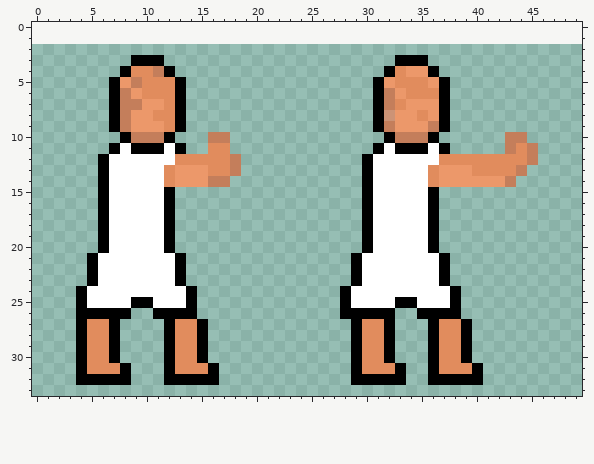
Pixel-art sprite, stored at Game/Player/push.png. The picture above was drawn from the file before the commit.
The file is 50x32 pixels. The old version is drawn lined up with the new one, on the new canvas.
After the commit:
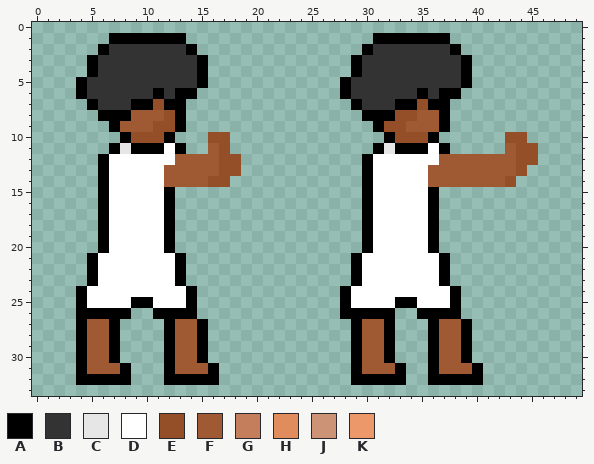
Palette (. is transparent): A #000000  B #333333  C #e6e6e6  D #ffffff  E #944f29  F #9f5a33  G #c47e5b  H #e18c5d  J #cc9376  K #ec986a
Diff:
canvas 50x32 -> 50x34, the old top-left corner now at 0,2
Changed rows in their new state; - is an unchanged pixel.
first column x 4:
 1 ---AAAAAAA-----------------AAAAAAA--------
 2 --ABBBBBBBA---------------ABBBBBBBA-------
 3 -ABBBBBBBBBA-------------ABBBBBBBBBA------
 4 -ABBBBBBBBBA-------------ABBBBBBBBBA------
 5 ABBBBBBBBBBA------------ABBBBBBBBBBA------
 6 ABBBBBBAB-A-------------ABBBBBBAB-A-------
 7 -ABBBAAEA----------------ABBBAAEA---------
 8 --A-AFFFE-----------------A-AEEFF---------
 9 ----FFFEE-------------------EEFFF---------
10 -----EEE----EE---------------EEE-------EE-
11 ----C-------FE--------------C----------FEE
12 ---------FFFFEE------------------FFFFFFFEE
13 --------FFFFFEE-----------------FFFFFFFFE-
14 --------FFFFEE------------------FFFFFFFE--
first column x 5:
27 FF------FF---------------FF-----FF-
28 FF------FF---------------FF-----FF-
29 FF------FF---------------FF-----FF-
30 FF------FF---------------FF-----FF-
31 FFF-----FFF--------------FFF----FFF
